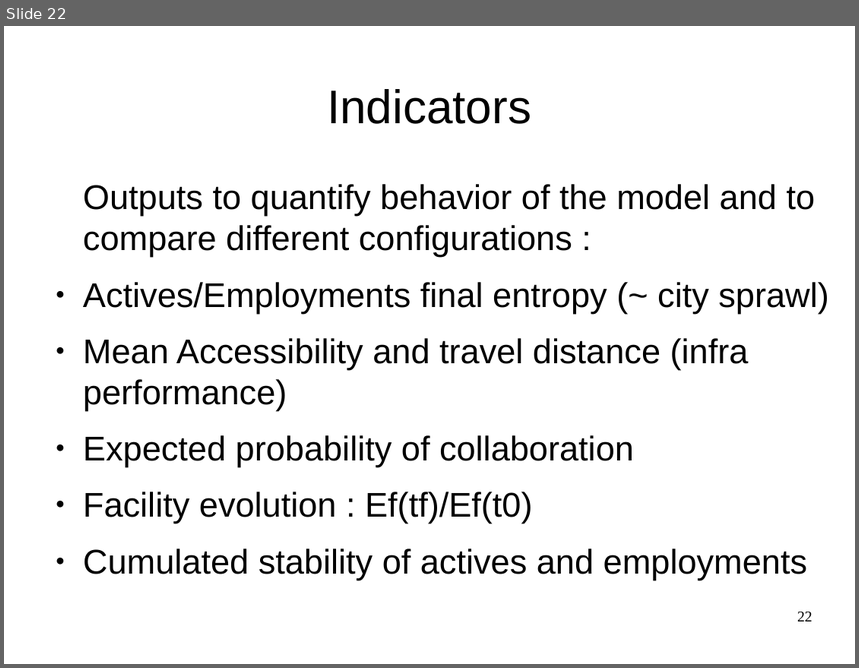
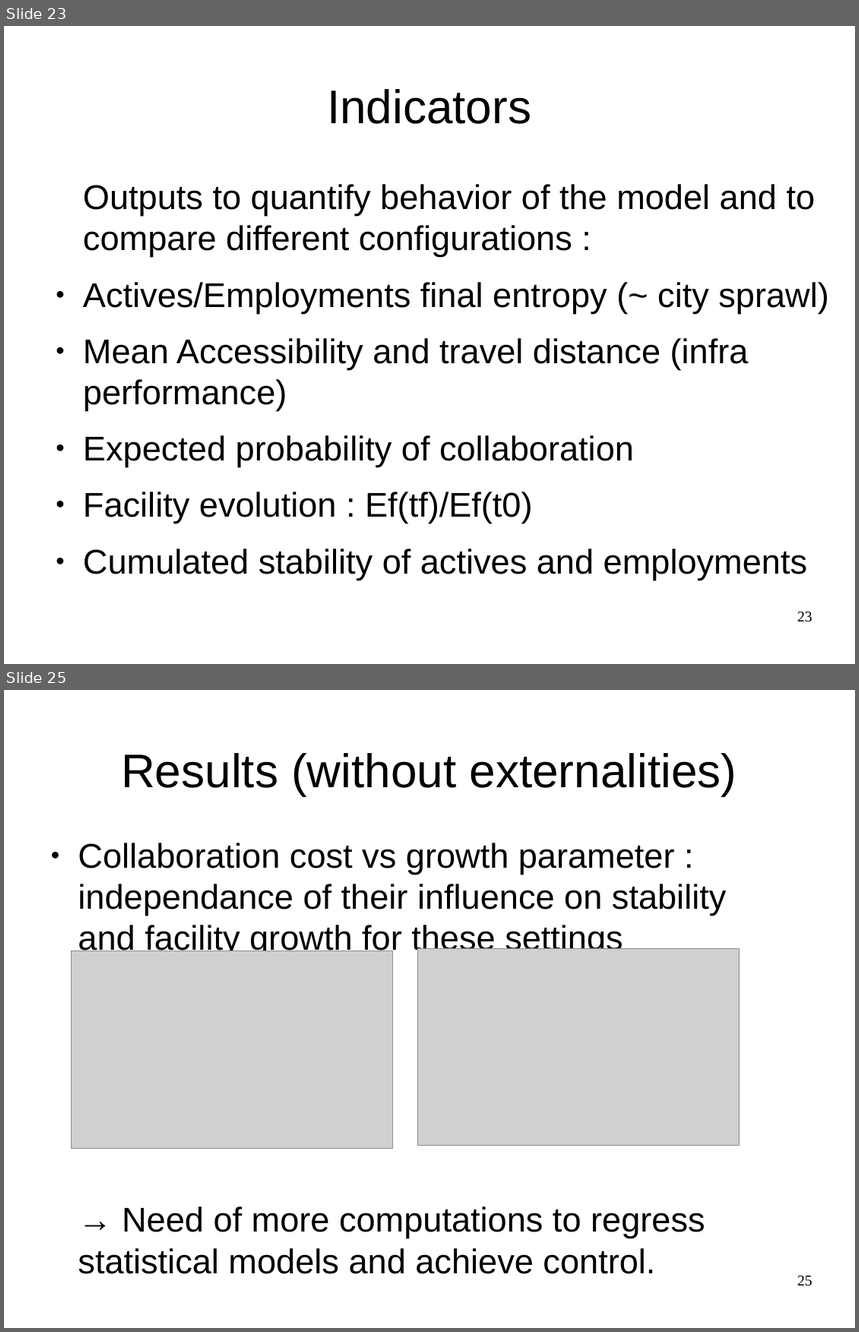
Before and after one commit to JusteRaimbault/CityNetwork, a slide deck: Docs/Communications/ECTQG2015/Metropolsim/LUTECIA-ECTQG-V4.odp. Shown one above the other, each under a label of ours: slide 22 before the commit, slides 23 and 25 after it; the slides between them are not shown. The pictures are 859x668 and 859x1332 pixels, drawn with LibreOffice and Linux fonts; fonts in the diff are those of the drawing; grey boxes stand for pictures. Boxes give left, top, right and bottom in pixels: in the first picture for what was removed or moved away, otherwise in the second. Text is boxed around its words. In the diff, an @@ line names an element or a change of style, - is before the commit and + after.

```diff
--- a/Docs/Communications/ECTQG2015/Metropolsim/LUTECIA-ECTQG-V4.odp
+++ b/Docs/Communications/ECTQG2015/Metropolsim/LUTECIA-ECTQG-V4.odp
@@ slide 25 added at bbox=[4, 690, 855, 1328], background #FFFFFF @@
@@ title added at bbox=[121, 753, 737, 796], 44 pt, text #000000 @@
+Results (without externalities)
@@ text added at bbox=[78, 843, 726, 1274], 32 pt, text #000000 @@
+● Collaboration cost vs growth parameter : independance of their influence on stability and facility growth for these settings
+→ Need of more computations to regress statistical models and achieve control.
@@ picture added at bbox=[71, 952, 393, 1149] @@
@@ picture added at bbox=[418, 948, 740, 1146] @@
@@ page number added at bbox=[797, 1276, 813, 1287], 14 pt, text #000000 @@
+25
@@ what was slide 22 is now slide 23 @@
@@ page number at bbox=[797, 612, 813, 623]: text changed @@
-22
+23
```
Also in this commit, not shown: 5 slides changed, 9 other slides added, 7 slides removed, 23 other files.
